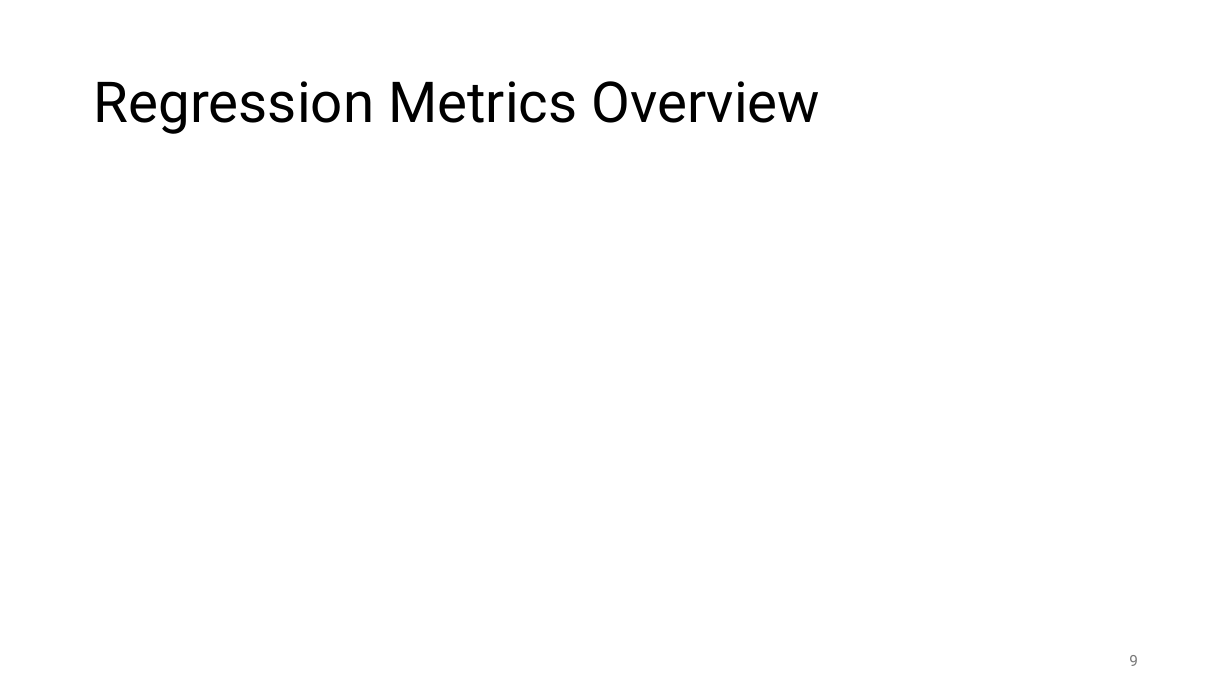
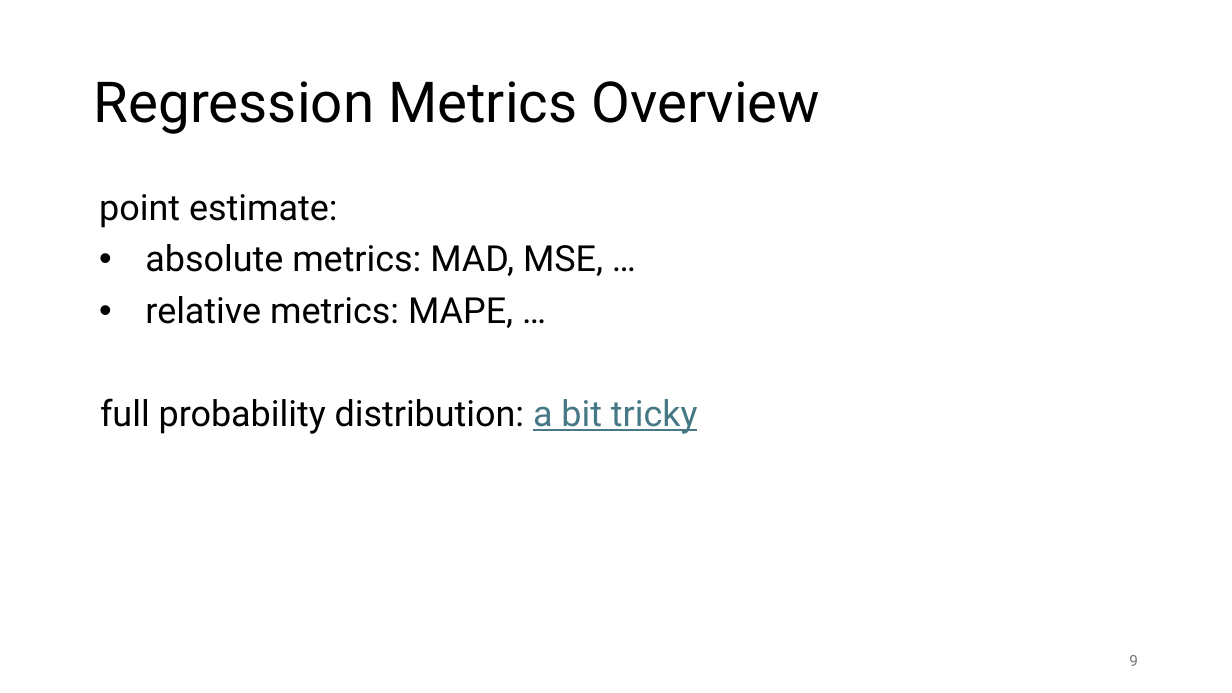
Before and after one commit to FelixWick/data_science, a slide deck: slide 9 of slides/7_model_evaluation.pptx. Drawn at 1232x693 pixels with LibreOffice and Linux fonts; fonts in the diff are those of the drawing. Boxes give left, top, right and bottom in pixels: in the first picture for what was removed or moved away, otherwise in the second. Text is boxed around its words. In the diff, an @@ line names an element or a change of style, - is before the commit and + after.

```diff
--- a/slides/7_model_evaluation.pptx
+++ b/slides/7_model_evaluation.pptx
@@ text added at <box>99,194,698,434</box>, 28 pt, text #000000 @@
+point estimate:
+• absolute metrics: MAD, MSE, …
+• relative metrics: MAPE, …
+full probability distribution: a bit tricky
```
Also in this commit, not shown: 4 other slides changed, 1 slide added, 1 slide removed, 5 other files.
